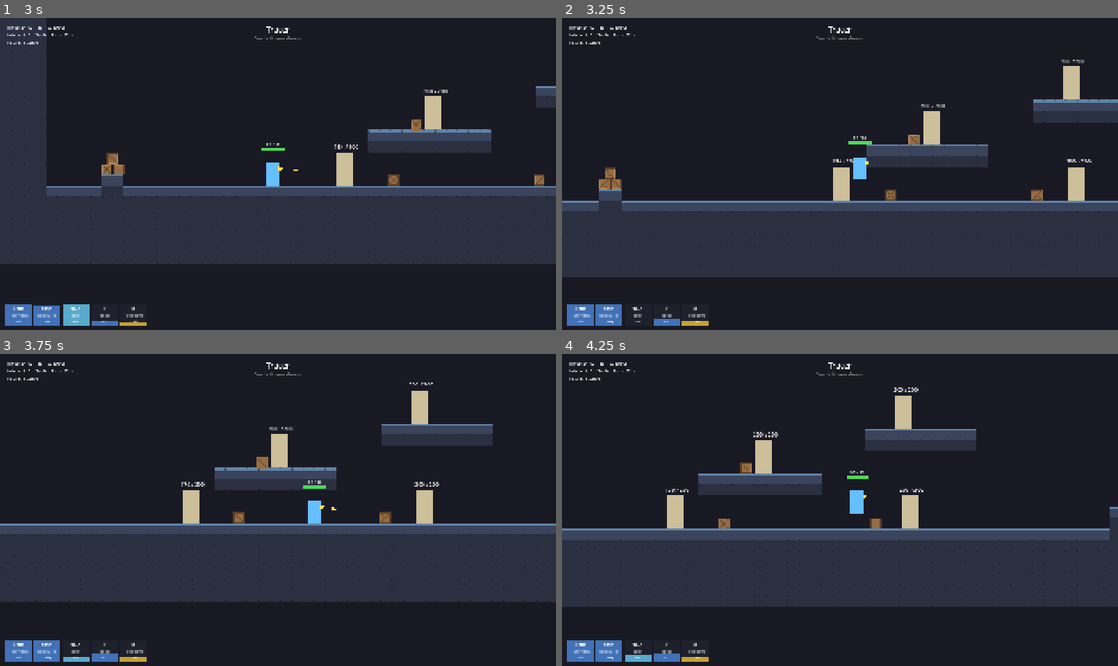
Above: before the commit, frames 1-4 (two rows, left to right).
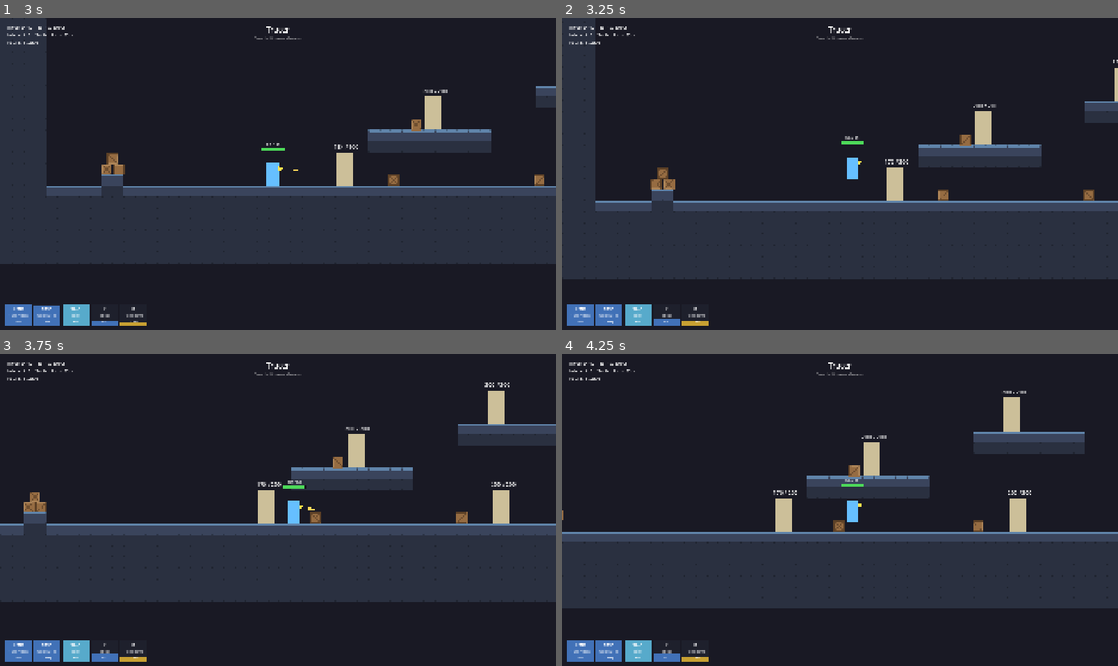
Above: after the commit, the same moments.

Repository: Trashpanda-GameDev/ow-roguelite
Game: Godot game, scene res://scenes/main.tscn
Two runs of this game, one before a commit and one after it. Both use one fixed random seed, a clock stepped at 60 frames per second and the inputs below.
Inputs (mouse positions are in pixels of both pictures, inside the frame that each line leads up to):
- Up to frame 1 (3 s): tap Enter at 0.5 s; move the mouse to (400, 158) at 0.52 s; hold D (move_right) 0.53-2.03 s; tap Q (ability_1) at 0.6 s; click (400, 158) at 0.67 s; tap Space (jump) at 0.77, 1.07, 1.52, 1.82 s; tap E (ability_2) at 0.8, 1.35 s; move the mouse to (166, 189) at 1.27 s; click (166, 189) at 1.55 s; move the mouse to (333, 105) at 2.02 s; hold A (move_left) 2.03-2.78 s; click (333, 105) at 2.1 s; right-click (333, 105) at 2.3 s; move the mouse to (250, 236) at 2.77 s; hold D (move_right) from 2.78 s (still down); right-click (250, 236) at 2.85 s; click (250, 236) at 2.92 s
- Up to frame 2 (3.25 s): keep holding D (move_right); tap Space (jump) at 3.02 s; tap Shift (dash) at 3.05 s
- Up to frame 3 (3.75 s): keep holding D (move_right); tap Space (jump) at 3.32 s; move the mouse to (444, 556) at 3.52 s; tap Shift (dash) at 3.6 s; click (444, 556) at 3.67 s
- Up to frame 4 (4.25 s): keep holding D (move_right); tap Space (jump) at 3.77, 4.07 s; tap F (interact) at 3.8 s; tap Escape (pause) at 4.15 s

Frame 1 is identical in both runs. In frame 2, 10% of the frame differs, in the area x 0-100%, y 0-99%; in frame 3, 8.5%; in frame 4, 12%, in the area x 0-100%, y 10-97%.

Commit message:
Refactors player_input.gd

Diff:
--- a/scripts/autoload/players.gd
+++ b/scripts/autoload/players.gd
@@ -43,7 +43,7 @@
 		if points.size() > 0:
 			p.global_position = points[i % points.size()]
 		if p.input:
-			p.input.device = cfg["device"]
+			p.input.setup(cfg["device"], i)
 		p.set_meta(&"player_index", i)
 		players.append(p)
 	return players
--- a/scripts/player/player_input.gd
+++ b/scripts/player/player_input.gd
@@ -1,86 +1,108 @@
 class_name PlayerInput
 extends Node
-## Per-player input source. device == -1 -> keyboard/mouse; device >= 0 -> that
-## joypad. Abilities and movement read through this instead of global Input, so
-## multiple local players each get their own controls.
+## Per-player input source. if device is -1 it's keyboard/mouse, if device is >= 0 it's that joypad's index.
+##
+## setup() clones the InputMap actions into a private "p{index}_{action}" linked to that player's device,
+## so we don't have to manually set up 4 players worth of controls inside the InputMap allowing the use of
+## the InputMap while still splitting the controls per player device dynamically
 
 @export var device: int = -1
 
-# Digital action state (edge-detected each frame).
-var _curr := {}
-var _prev := {}
-
-const _ACTIONS: Array[StringName] = [
-	&"move_left", &"move_right", &"move_up", &"move_down",
-	&"jump", &"dash", &"attack_primary", &"attack_secondary",
-	&"ability_1", &"ability_2", &"ultimate", &"interact", &"pause",
+# Base game actions (must exist in the project InputMap). Cloned per player.
+const BASE_ACTIONS: Array[StringName] = [
+	# movement
+	&"move_left",
+	&"move_right",
+	&"move_up",
+	&"move_down",
+	&"jump",
+	&"dash",
+	# combat
+	&"attack_primary",
+	&"attack_secondary",
+	&"ability_1",
+	&"ability_2",
+	&"ultimate",
+	# other
 	&"switch_character",
+	&"interact",
 ]
 
-# Keyboard/mouse bindings (physical keycodes).
-const _KEYS := {
-	&"move_left": KEY_A, &"move_right": KEY_D, &"move_up": KEY_W, &"move_down": KEY_S,
-	&"jump": KEY_SPACE, &"dash": KEY_SHIFT,
-	&"ability_1": KEY_Q, &"ability_2": KEY_E, &"ultimate": KEY_R,
-	&"interact": KEY_F, &"pause": KEY_ESCAPE, &"switch_character": KEY_TAB,
-}
-const _MOUSE := { &"attack_primary": MOUSE_BUTTON_LEFT, &"attack_secondary": MOUSE_BUTTON_RIGHT }
+var _player_index: int = 0
+var _actions_built: bool = false
 
-# Gamepad button bindings (Godot JoyButton indices).
-const _PAD_BTN := {
-	&"jump": JOY_BUTTON_A, &"dash": JOY_BUTTON_B,
-	&"attack_primary": JOY_BUTTON_X, &"attack_secondary": JOY_BUTTON_Y,
-	&"ability_1": JOY_BUTTON_LEFT_SHOULDER, &"ability_2": JOY_BUTTON_RIGHT_SHOULDER,
-	&"interact": JOY_BUTTON_DPAD_UP, &"pause": JOY_BUTTON_START,
-	&"switch_character": JOY_BUTTON_BACK, # Create / Share / View
-}
-const _STICK_DEADZONE := 0.4
+## Assign this player's device + index and build its private actions.
+func setup(device_id: int, player_index: int) -> void:
+	if _actions_built and player_index != _player_index:
+		_erase_actions_for(_player_index) # moving to a new prefix: drop the old one
+		_actions_built = false
+	device = device_id
+	_player_index = player_index
+	_build_actions()
 
-func _ready() -> void:
-	# Update input before anything that reads it this physics frame.
-	process_physics_priority = -100
-	for a in _ACTIONS:
-		_curr[a] = false
-		_prev[a] = false
-
-func _physics_process(_delta: float) -> void:
-	for a in _ACTIONS:
-		_prev[a] = _curr[a]
-		_curr[a] = _raw_pressed(a)
-
+# --- Public API (unchanged for callers) ---
 func is_pressed(action: StringName) -> bool:
-	return _curr.get(action, false)
+	_ensure_actions_built()
+	return Input.is_action_pressed(_scoped_action_name(action))
 
 func is_just_pressed(action: StringName) -> bool:
-	return _curr.get(action, false) and not _prev.get(action, false)
+	_ensure_actions_built()
+	return Input.is_action_just_pressed(_scoped_action_name(action))
 
 func is_just_released(action: StringName) -> bool:
-	return not _curr.get(action, false) and _prev.get(action, false)
+	_ensure_actions_built()
+	return Input.is_action_just_released(_scoped_action_name(action))
 
+## Analog for pads (deadzone from the InputMap), digital for keyboard.
 func get_move() -> Vector2:
-	var x := (1.0 if is_pressed(&"move_right") else 0.0) - (1.0 if is_pressed(&"move_left") else 0.0)
-	var y := (1.0 if is_pressed(&"move_down") else 0.0) - (1.0 if is_pressed(&"move_up") else 0.0)
-	return Vector2(x, y)
+	_ensure_actions_built()
+	return Input.get_vector(
+		_scoped_action_name(&"move_left"),
+		_scoped_action_name(&"move_right"),
+		_scoped_action_name(&"move_up"),
+		_scoped_action_name(&"move_down")
+	)
 
-func _raw_pressed(action: StringName) -> bool:
+# --- Internal functions (privates) ---
+
+func _exit_tree() -> void:
+	if _actions_built:
+		_erase_actions_for(_player_index)
+
+## Base action name -> player's private copy ("jump" becomes "p1_jump")
+func _scoped_action_name(base_action: StringName) -> StringName:
+	return StringName("p%d_%s" % [_player_index, base_action])
+
+func _ensure_actions_built() -> void:
+	if not _actions_built:
+		_build_actions()
+
+func _build_actions() -> void:
+	for base_action in BASE_ACTIONS:
+		if not InputMap.has_action(base_action):
+			push_warning("PlayerInput: base action '%s' missing from InputMap" % base_action)
+			continue
+		var scoped_action := _scoped_action_name(base_action)
+		if InputMap.has_action(scoped_action):
+			InputMap.action_erase_events(scoped_action)
+		else:
+			InputMap.add_action(scoped_action, InputMap.action_get_deadzone(base_action))
+		for base_event in InputMap.action_get_events(base_action):
+			if not _event_matches_device(base_event):
+				continue
+			var scoped_event := base_event.duplicate()
+			scoped_event.device = device # joypad events are now only this specific joypad
+			InputMap.action_add_event(scoped_action, scoped_event)
+	_actions_built = true
+
+## Makes sure the events stay consistent for Keyboard/mouse and joypads.
+func _event_matches_device(event: InputEvent) -> bool:
 	if device < 0:
-		return _keyboard_pressed(action)
-	return _pad_pressed(action)
+		return event is InputEventKey or event is InputEventMouseButton
+	return event is InputEventJoypadButton or event is InputEventJoypadMotion
 
-func _keyboard_pressed(action: StringName) -> bool:
-	if _KEYS.has(action) and Input.is_physical_key_pressed(_KEYS[action]):
-		return true
-	if _MOUSE.has(action) and Input.is_mouse_button_pressed(_MOUSE[action]):
-		return true
-	return false
-
-func _pad_pressed(action: StringName) -> bool:
-	match action:
-		&"move_left": return Input.get_joy_axis(device, JOY_AXIS_LEFT_X) < -_STICK_DEADZONE or Input.is_joy_button_pressed(device, JOY_BUTTON_DPAD_LEFT)
-		&"move_right": return Input.get_joy_axis(device, JOY_AXIS_LEFT_X) > _STICK_DEADZONE or Input.is_joy_button_pressed(device, JOY_BUTTON_DPAD_RIGHT)
-		&"move_up": return Input.get_joy_axis(device, JOY_AXIS_LEFT_Y) < -_STICK_DEADZONE
-		&"move_down": return Input.get_joy_axis(device, JOY_AXIS_LEFT_Y) > _STICK_DEADZONE
-		&"ultimate": return Input.get_joy_axis(device, JOY_AXIS_TRIGGER_RIGHT) > 0.5
-	if _PAD_BTN.has(action):
-		return Input.is_joy_button_pressed(device, _PAD_BTN[action])
-	return false
+func _erase_actions_for(player_index: int) -> void:
+	for base_action in BASE_ACTIONS:
+		var scoped_action := StringName("p%d_%s" % [player_index, base_action])
+		if InputMap.has_action(scoped_action):
+			InputMap.erase_action(scoped_action)
